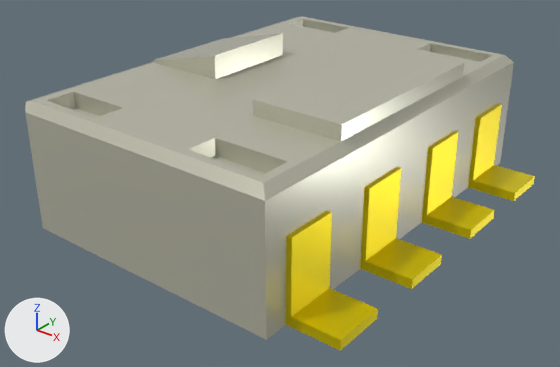
One commit to the FBX model Assets/Import Asset/LevelProps/PlugNode2_End.fbx: the scene before it, then after it.
Before and after are seen from a camera (50 mm lens) standing at (0.645, -0.832, 0.526) and looking at (0.019, -0.05, 0.041). The lights are fixed; the arrows at lower left show +X, +Y and +Z. The picture after the commit comes second. Where no turn or scale is listed for an object, it has been applied to the vertices.

The first picture shows 'PlugNode2_End'.
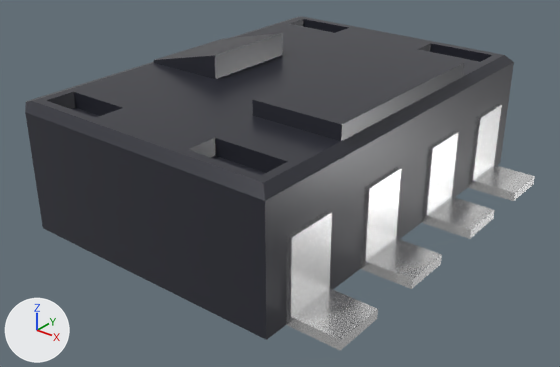
What differs and where, as boxes (x1, y1, x2, y2) in the pictures (560 x 367 px):
part 1 of me_cube_029, recoloured (yellow to white)
    both: (286, 104, 535, 351)
part 2 of me_cube_029, recoloured (light grey to dark grey)
    both: (25, 16, 514, 340)

What the commit changed:
Material 'M_Node_Black' (mat_m_node_black) is new.
Its base color is (0.0296, 0.031, 0.043) (dark grey #30313a).
Its metallic is 0.0655.
Its roughness is 0.3.
Material 'M_NodeMetalWhite' (mat_m_nodemetalwhite) is new.
Its base color is (1.0, 1.0, 1.0) (white #ffffff).
Its metallic is 0.804.
Its roughness is 0.264.
me_cube_029 has 339 vertices, 324 faces and spans x -0.217..0.275, y -0.301..0.301, z 0.001..0.218.
me_cube_029 is used by ob_plugnode2_end; location (0.0, 0.0, 0.0).
me_cube_029 part 1: all 56 faces that had it switch from mat_m_node_metalgold (yellow #ffea00) to mat_m_nodemetalwhite (white #ffffff).
me_cube_029 part 2: all 268 faces that had it switch from mat_m_node_grey (light grey #cccbb8) to mat_m_node_black (dark grey #30313a).
